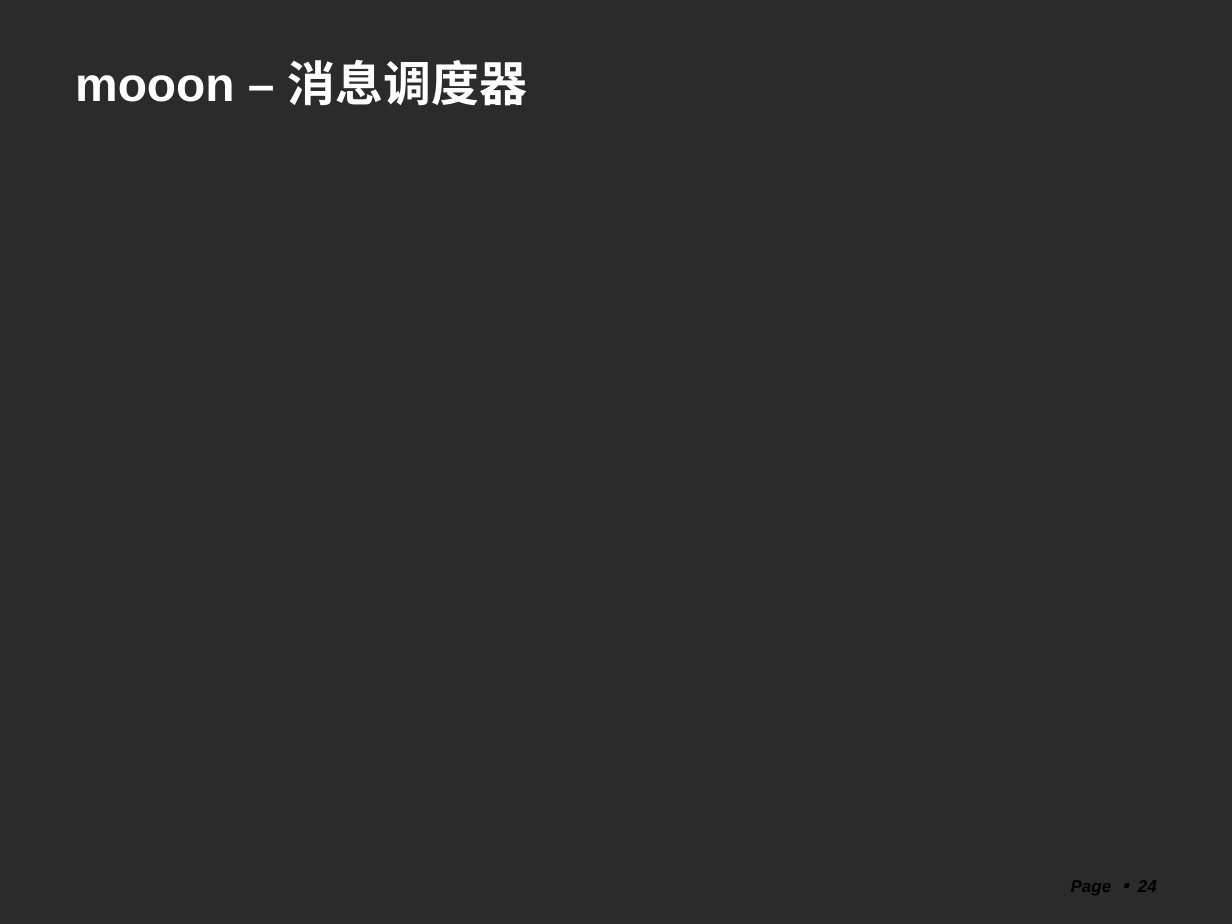
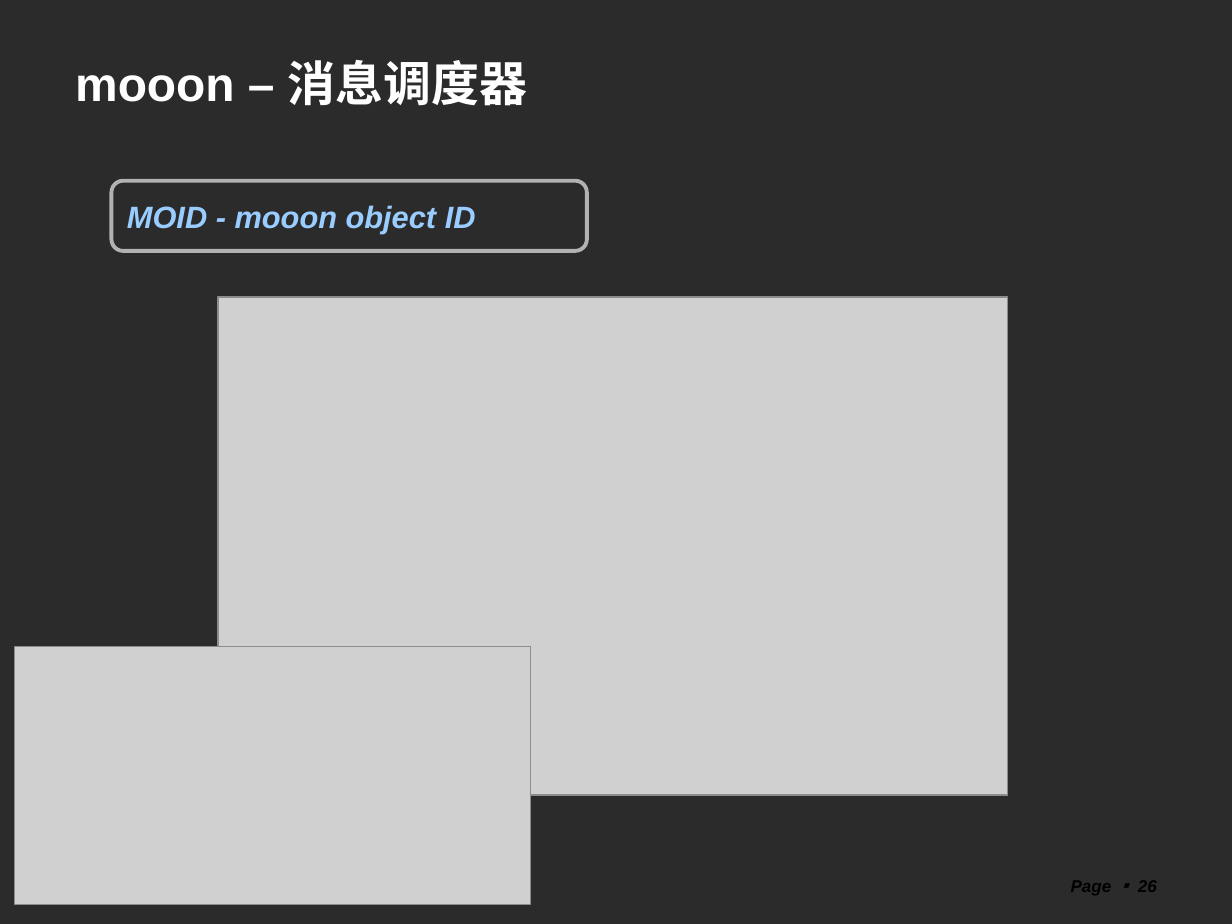
Before and after one commit to shtzr840329/mooon, a slide deck: slide 26 of distributed_platform/docs/mooon.ppt (slide 24 before the commit). Drawn at 1232x924 pixels with LibreOffice and Linux fonts; fonts in the diff are those of the drawing; grey boxes stand for pictures; background and template pictures are left out; a plain dark background stands for a picture behind light text. Boxes give left, top, right and bottom in pixels: in the first picture for what was removed or moved away, otherwise in the second. Text is boxed around its words. In the diff, an @@ line names an element or a change of style, - is before the commit and + after.

```diff
--- a/distributed_platform/docs/mooon.ppt
+++ b/distributed_platform/docs/mooon.ppt
@@ rounded rectangle added at <box>111,181,586,251</box>, outline #B2B2B2 2.24 pt, 18 pt, text #99CCFF, bold, italic @@
+MOID - mooon object ID
@@ picture added at <box>218,297,1008,795</box> @@
@@ picture added at <box>15,647,531,904</box> @@
@@ page number at <box>1071,881,1157,895</box>: text changed @@
-Page ▪ 24
+Page ▪ 26
```
Also in this commit, not shown: 21 other slides changed, 5 slides added, 4 slides removed, 4 other files.
